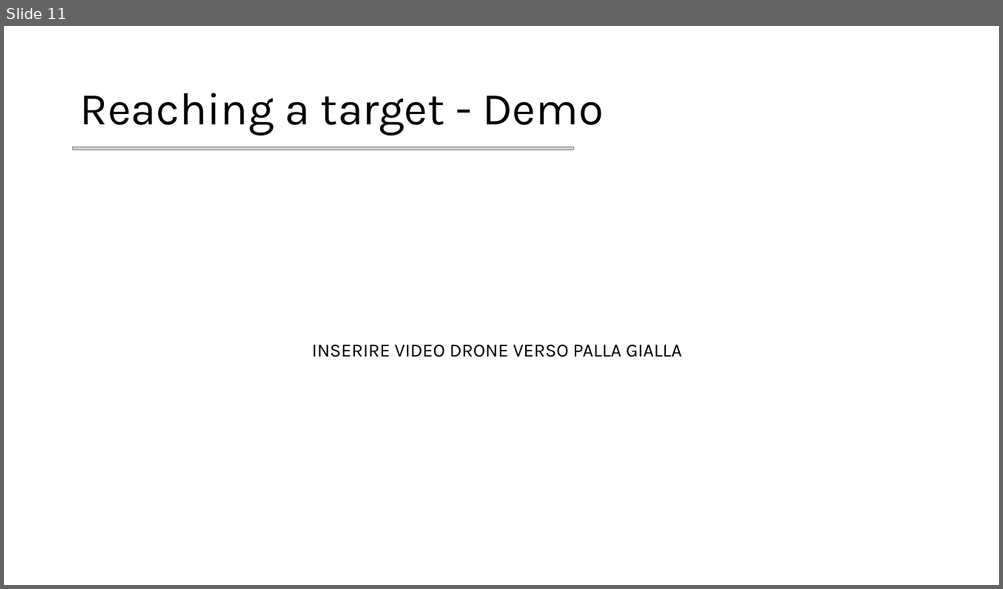
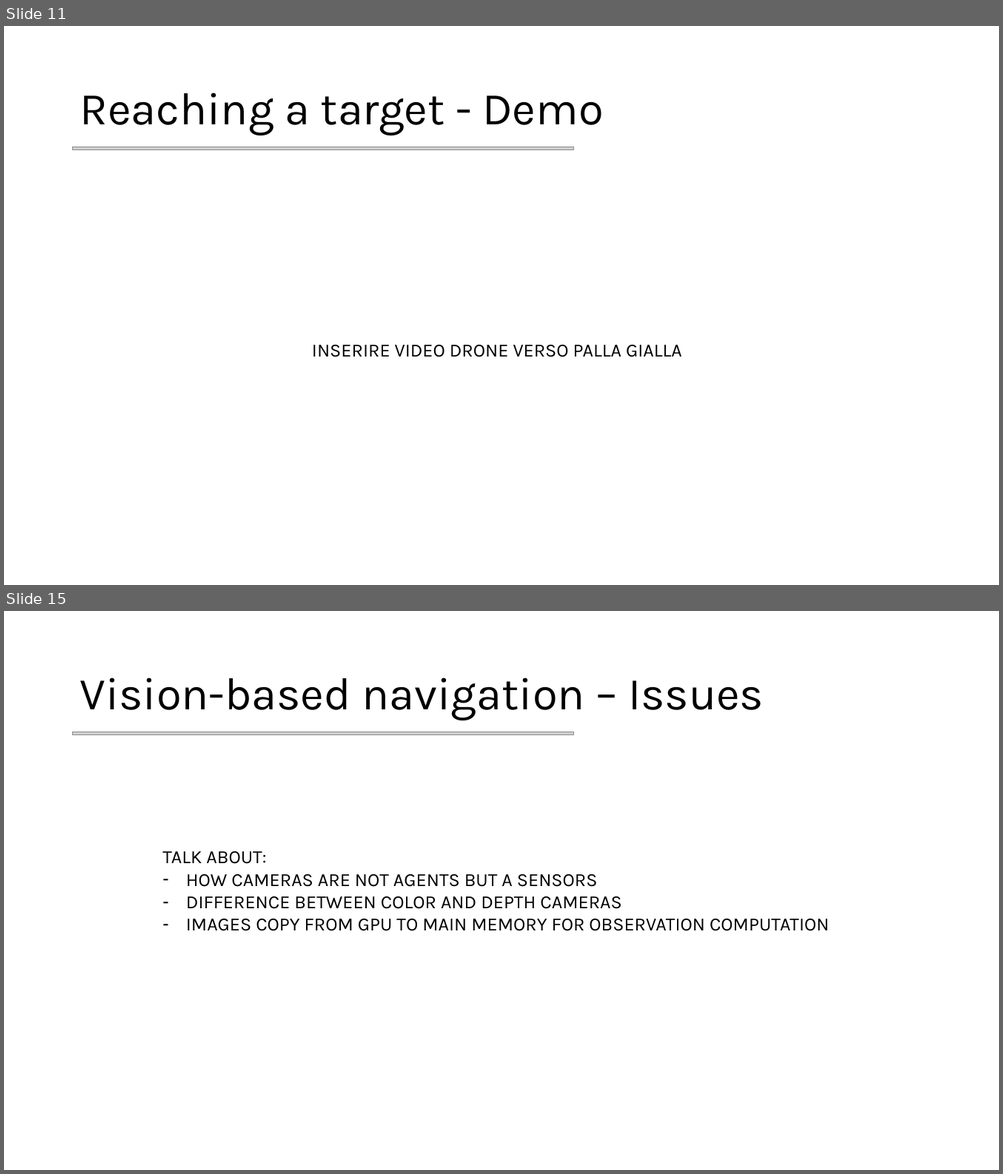
Before and after one commit to mettz/cps-project, a slide deck: Slides.pptx. Shown one above the other, each under a label of ours: slide 11 before the commit, slides 11 and 15 after it; the slides between them are not shown. The pictures are 1003x589 and 1003x1174 pixels, drawn with LibreOffice and Linux fonts; fonts in the diff are those of the drawing; grey boxes stand for pictures. Boxes give left, top, right and bottom in pixels: in the first picture for what was removed or moved away, otherwise in the second. Text is boxed around its words. In the diff, an @@ line names an element or a change of style, - is before the commit and + after.

```diff
--- a/Slides.pptx
+++ b/Slides.pptx
@@ slide 15 added at (4,611,999,1170), background #FFFFFF @@
@@ title added at (79,678,763,721), 44 pt, text #000000 @@
+Vision-based navigation – Issues
@@ picture added at (73,732,574,735) @@
@@ text added at (162,851,829,931), 18 pt, text #000000 @@
+TALK ABOUT:
+– HOW CAMERAS ARE NOT AGENTS BUT A SENSORS
+– DIFFERENCE BETWEEN COLOR AND DEPTH CAMERAS
+– IMAGES COPY FROM GPU TO MAIN MEMORY FOR OBSERVATION COMPUTATION
```
Also in this commit, not shown: 1 slide changed, 5 other slides added.
